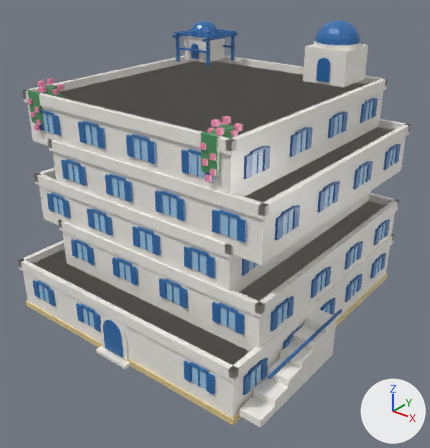
An edit to the glTF model assets/managed-models/buildings/house-2x2-5f-aegean-a/house-2x2-5f-aegean-a.glb, drawn before and after from the same camera.
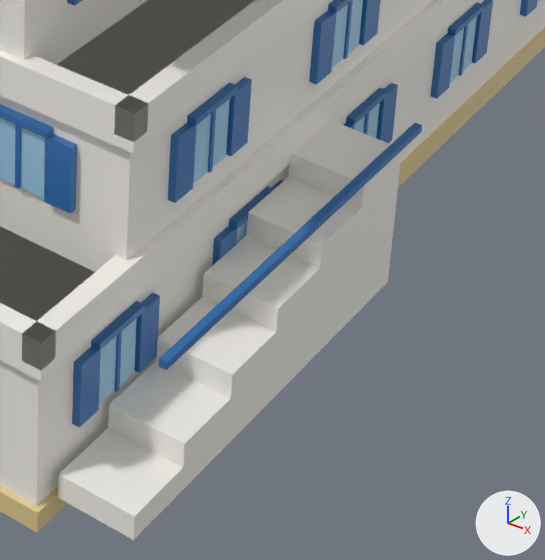
Each version is shown whole from a 50 mm camera at (2.27, -2.9, 2.37) aimed at (0.05, -0.13, 0.65), then close up on the part from 52% to 88% of the width and 61% to 97% of the height. The lights are fixed; the arrows at lower right show +X, +Y and +Z. The first two pictures are the older version. Vertices at exactly the same position are counted once.

Names of what the first close-up shows: 'house-2x2-5f-aegean-a'.
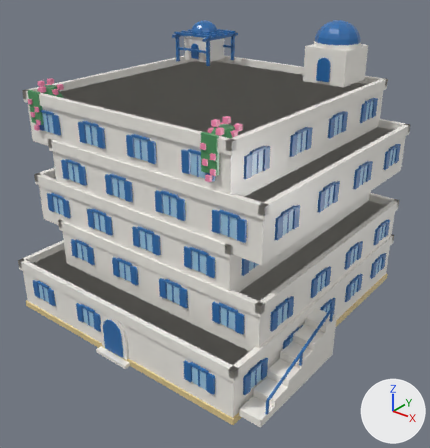
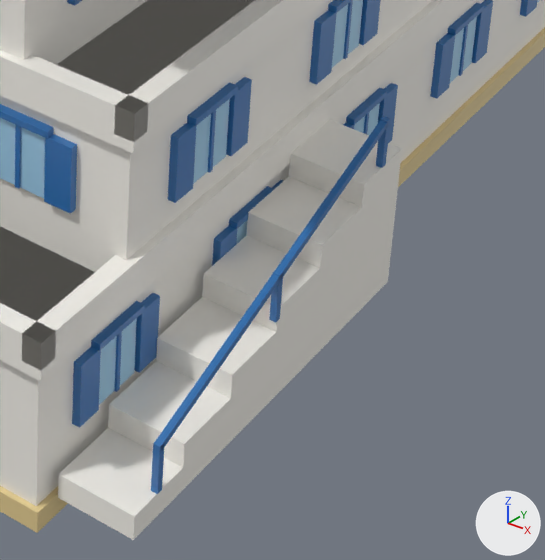
What changed in the scene script:
```text
Change me_house_2x2_5f_aegean_a:
    used by ob_house_2x2_5f_aegean_a; location = (0.0, 0.0, 0.0)
    verts and faces of me_house_2x2_5f_aegean_a; kept vertices keep their numbers, new ones are numbered from 4108
    before: 3509 (0.97, -0.85, 0.32) at pixel (158, 366), 3510 (0.99, -0.85, 0.32) at pixel (166, 370), 3511 (0.99, -0.07, 0.32) at pixel (421, 132), 3512 (0.97, -0.07, 0.32), 3513 (0.97, -0.85, 0.33) at pixel (158, 358)
    before: 3514 (0.99, -0.85, 0.33) at pixel (166, 362), 3515 (0.99, -0.07, 0.33) at pixel (422, 125), 3516 (0.97, -0.07, 0.33) at pixel (414, 122)
    remove me_house_2x2_5f_aegean_a.from_pydata(...)  # 4108 vertices, 6380 faces; spans x -1.0..0.99, y -1.0..1.0, z 0.0..1.87
    add me_house_2x2_5f_aegean_a.from_pydata(...)  # 4132 vertices, 6416 faces; spans x -1.0..0.99, y -1.0..1.0, z 0.0..1.87
    me_house_2x2_5f_aegean_a part 1: a new loose piece, a box spanning x 0.974..0.986, y -0.856..-0.844, z 0.087..0.179, in mat_m_house_2x2_5f_aegean_a
    me_house_2x2_5f_aegean_a part 2: a new loose piece, a box spanning x 0.974..0.986, y -0.531..-0.519, z 0.203..0.295, in mat_m_house_2x2_5f_aegean_a
    me_house_2x2_5f_aegean_a part 3: a new loose piece, a box spanning x 0.974..0.986, y -0.206..-0.194, z 0.32..0.412, in mat_m_house_2x2_5f_aegean_a
    me_house_2x2_5f_aegean_a part 4
    add for i in [3509, 3510, 3513, 3514]: verts[i] += (0.0, 0.0, -0.15)
    add for i in [3511, 3512, 3515, 3516]: verts[i] += (0.0, -0.13, 0.08)
```

What differs and where, as boxes (x1, y1, x2, y2) in the close-ups (545 x 560 px; the box of a moved part takes in the faces that stretch with it):
part 1 of me_house_2x2_5f_aegean_a, added (blue): after (151, 442, 164, 494)
part 2 of me_house_2x2_5f_aegean_a, added (blue): after (269, 272, 283, 322)
part 3 of me_house_2x2_5f_aegean_a, added: after (376, 116, 390, 168)
part 4 of me_house_2x2_5f_aegean_a, moved or reshaped: before (159, 123, 422, 370); after (155, 120, 388, 448)
